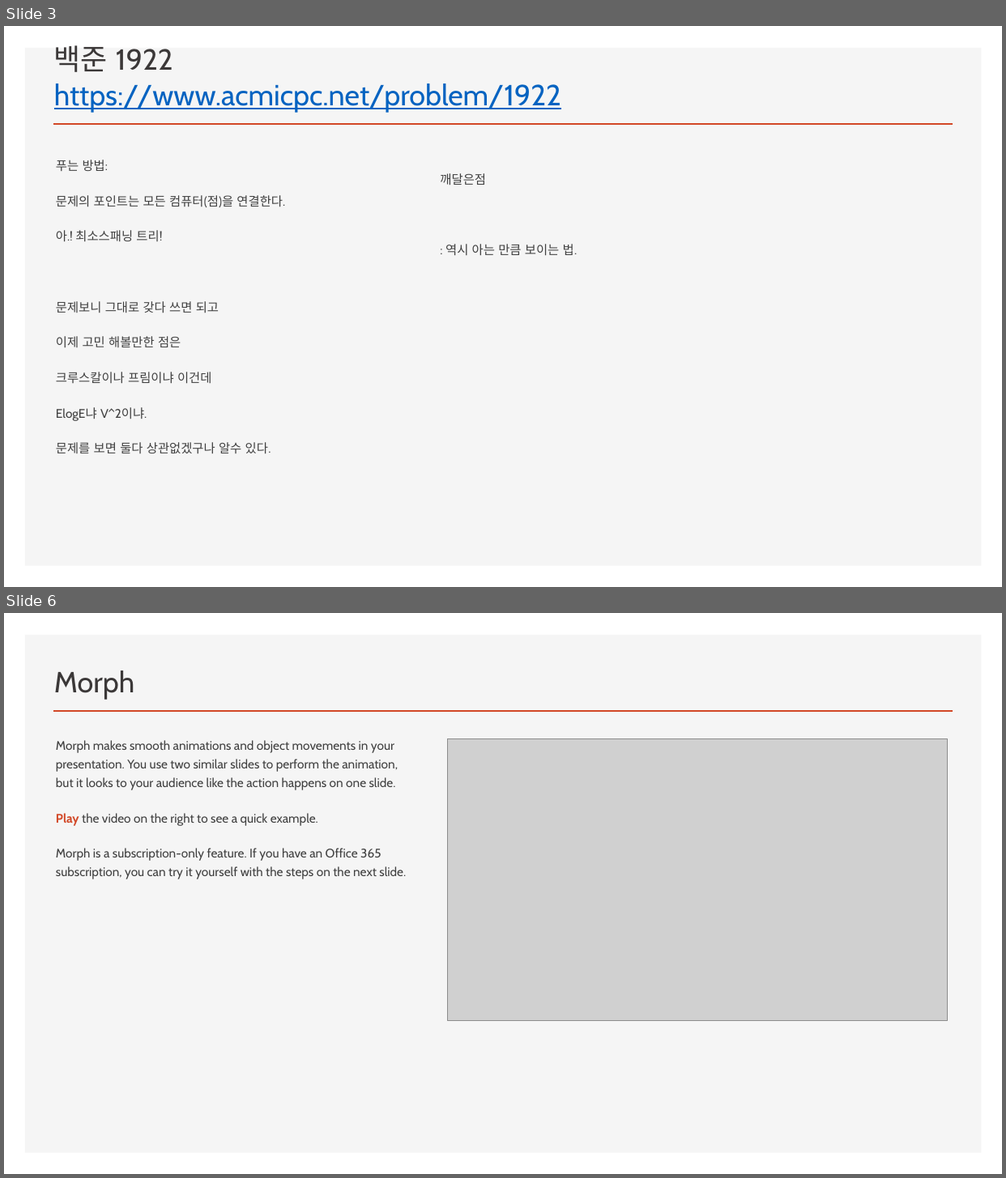
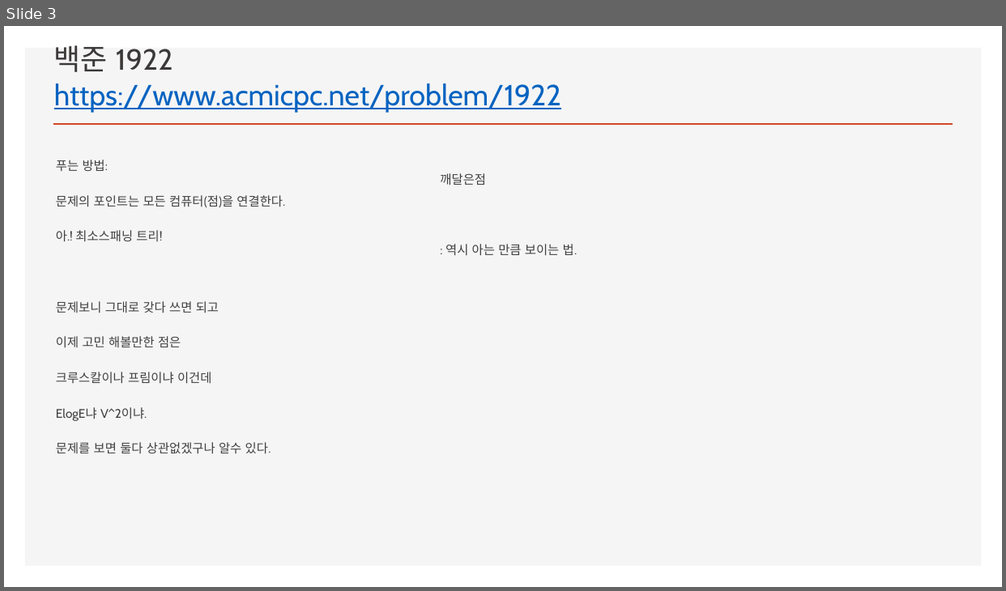
Before and after one commit to ckdgus0505/ACM, a slide deck: PPT 발표자료/이동석 2019년 8월 24일 알고스 문제풀이.pptx. Shown one above the other, each under a label of ours: slides 3 and 6 before the commit, slide 3 after it; the slides between them are not shown. The pictures are 1006x1178 and 1006x591 pixels, drawn with LibreOffice and Linux fonts; fonts in the diff are those of the drawing; grey boxes stand for pictures. Boxes give left, top, right and bottom in pixels: in the first picture for what was removed or moved away, otherwise in the second. Text is boxed around its words. In the diff, an @@ line names an element or a change of style, - is before the commit and + after.

```diff
--- a/PPT 발표자료/이동석 2019년 8월 24일 알고스 문제풀이.pptx
+++ b/PPT 발표자료/이동석 2019년 8월 24일 알고스 문제풀이.pptx
@@ slide 6 removed at [4, 613, 1002, 1174], background #FFFFFF; not listed: 2 template elements that a slide beside it also shows @@
@@ title removed at [54, 671, 134, 699] @@
-Morph
@@ text removed at [56, 740, 406, 879] @@
-Morph makes smooth animations and object movements in your presentation. You use two similar slides to perform the animation, but it looks to your audience like the action happens on one slide.
-Play the video on the right to see a quick example.
-Morph is a subscription-only feature. If you have an Office 365 subscription, you can try it yourself with the steps on the next slide.
@@ picture removed at [448, 739, 948, 1020] @@
```
Also in this commit, not shown: 1 slide changed, 1 slide added, 6 other slides removed.
